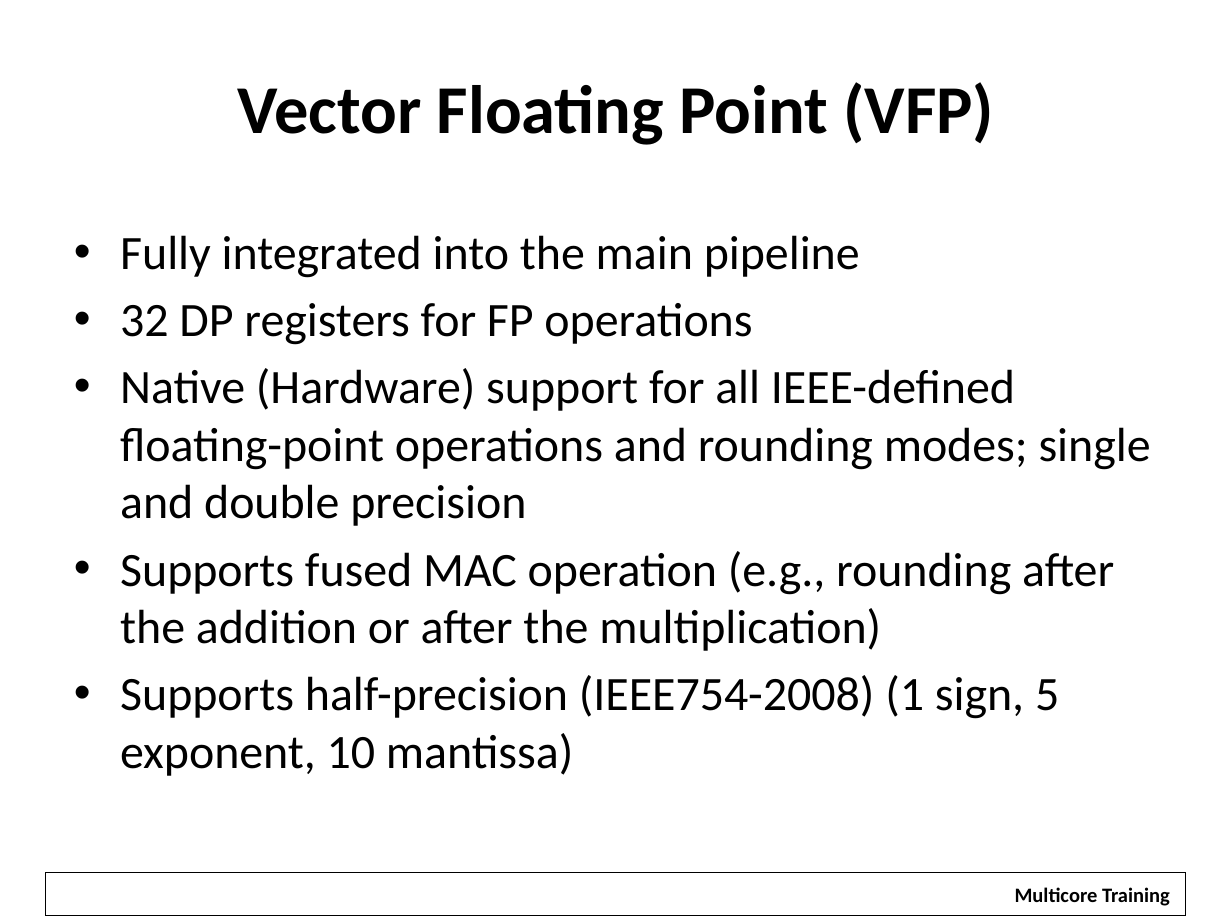
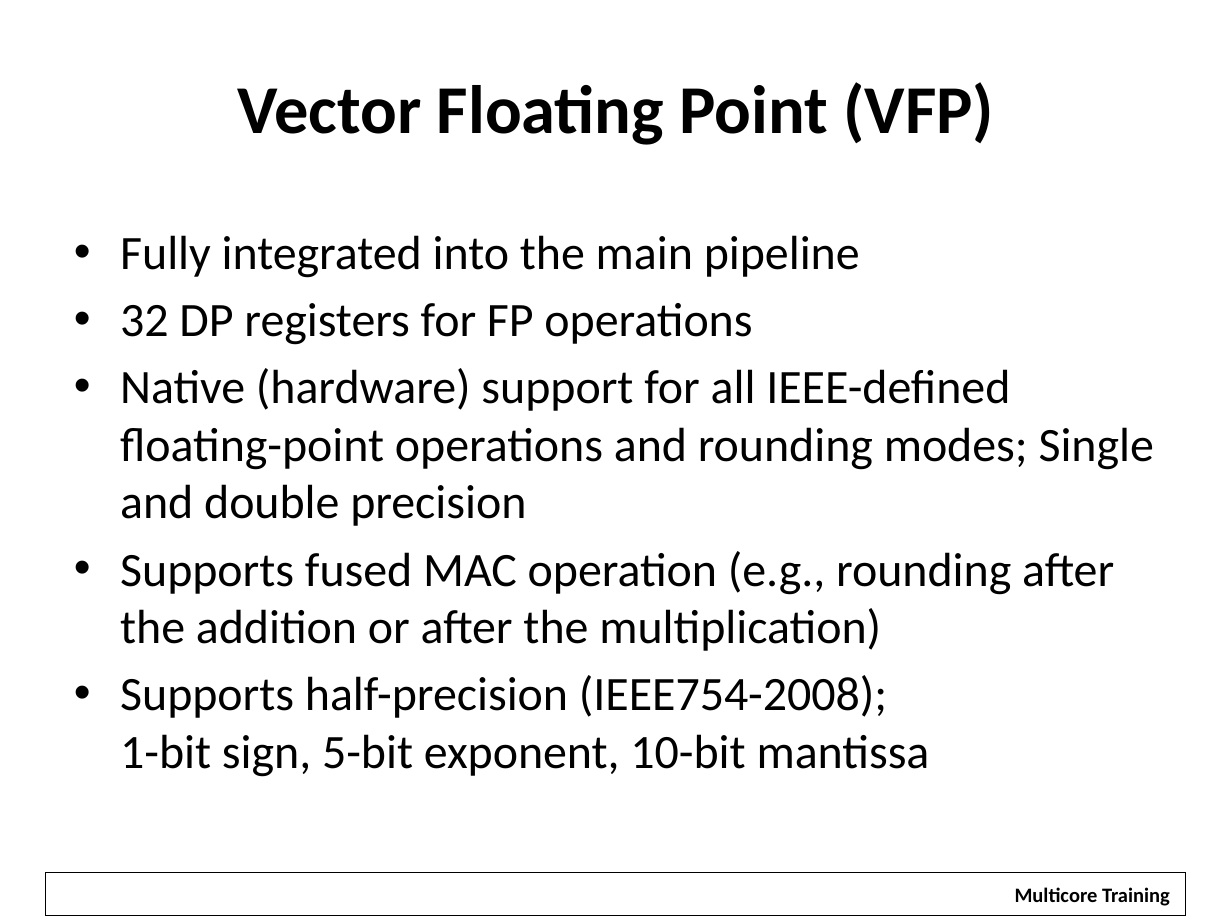
Before and after one commit to hari1989/keystone-workshop, a slide deck: slide 15 of preliminary/Working/presentations/KeyStoneII ARM Overview.pptx. Drawn at 1232x924 pixels with LibreOffice and Linux fonts; fonts in the diff are those of the drawing; background and template pictures are left out. Boxes give left, top, right and bottom in pixels: in the first picture for what was removed or moved away, otherwise in the second. Text is boxed around its words. In the diff, an @@ line names an element or a change of style, - is before the commit and + after.

```diff
--- a/preliminary/Working/presentations/KeyStoneII ARM Overview.pptx
+++ b/preliminary/Working/presentations/KeyStoneII ARM Overview.pptx
@@ text at (120, 368, 1154, 526): text changed @@
-• Native (Hardware) support for all IEEE-defined floating-point operations and rounding modes; single and double precision
+• Native (hardware) support for all IEEE-defined floating-point operations and rounding modes; Single and double precision
@@ text at (120, 675, 930, 769): text changed @@
-• Supports half-precision (IEEE754-2008) (1 sign, 5 exponent, 10 mantissa)
+• Supports half-precision (IEEE754-2008);
+  1-bit sign, 5-bit exponent, 10-bit mantissa
```
Also in this commit, not shown: 23 other slides changed, 1 slide added, 1 slide removed.
